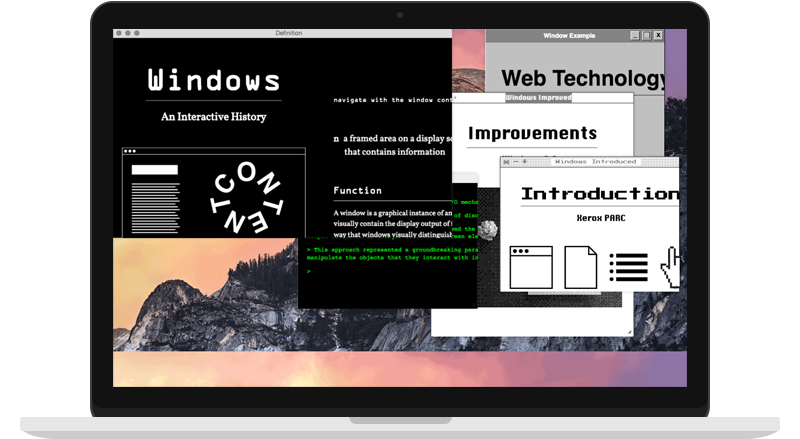
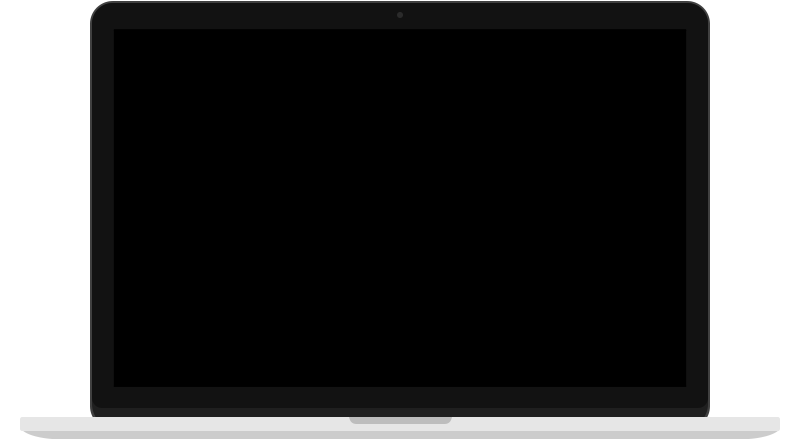
Comparing the layer stacks of the two (800, 439) images. Changes:
painted on "design" (1st of 2, in "MacBook Pro") over [113, 29, 687, 387]
